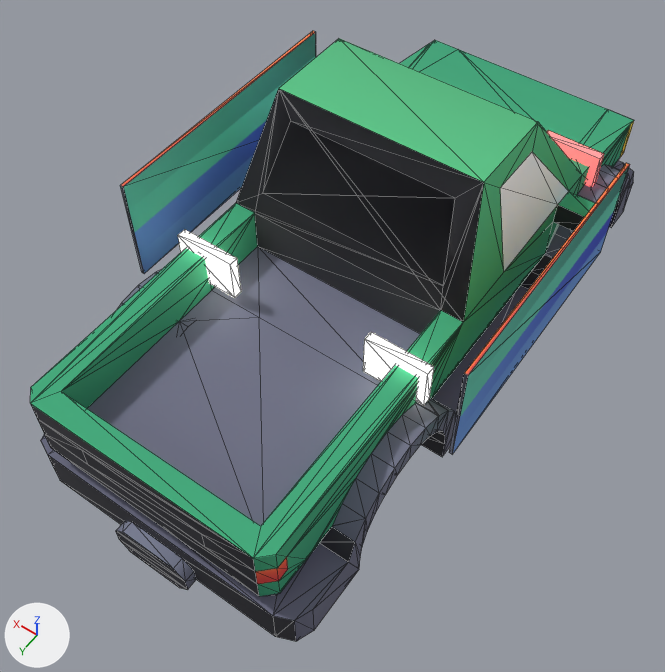
Renders of the glTF model public/models/derby/bigTruck.glb from each side of a commit.
Camera for both pictures: a camera (50 mm lens) standing at (-4.81, 7.78, 11.53) and looking at (-0.02, 1.07, 0.99). Arrows for +X, +Y and +Z are at lower left; the lights stay in place. The older version comes first. Mesh edges are drawn as thin lines. Where no turn or scale is listed for an object, it has been applied to the vertices.

In view in the first picture: 'body', 'door_l', 'door_r', 'headlight_l', 'headlight_r', 'hood', 'taillight_l', 'trunk'.
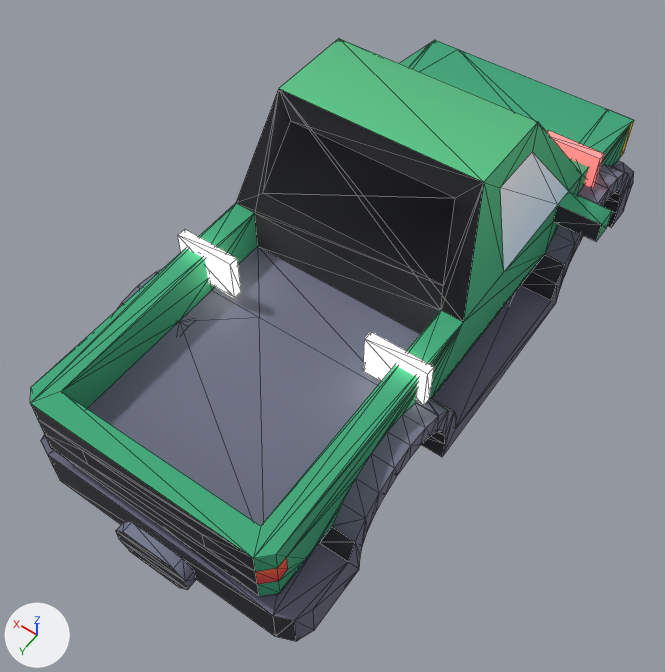
Location of each change, [x1, y1, x2, y2] in pixels of the pictures (665 x 672 px):
'door_r', deleted
    before: [120, 31, 316, 274]
'door_l', deleted
    before: [449, 163, 630, 455]

The edits, one by one:
Object 'door_l' (ob_door_l) is deleted.
Object 'door_r' (ob_door_r) is deleted.
